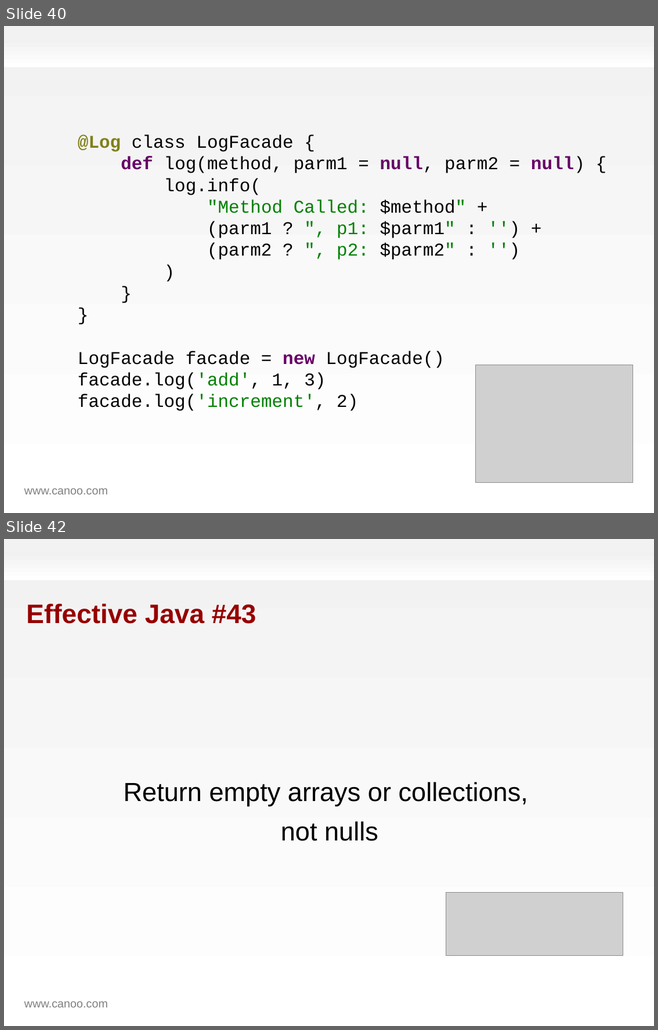
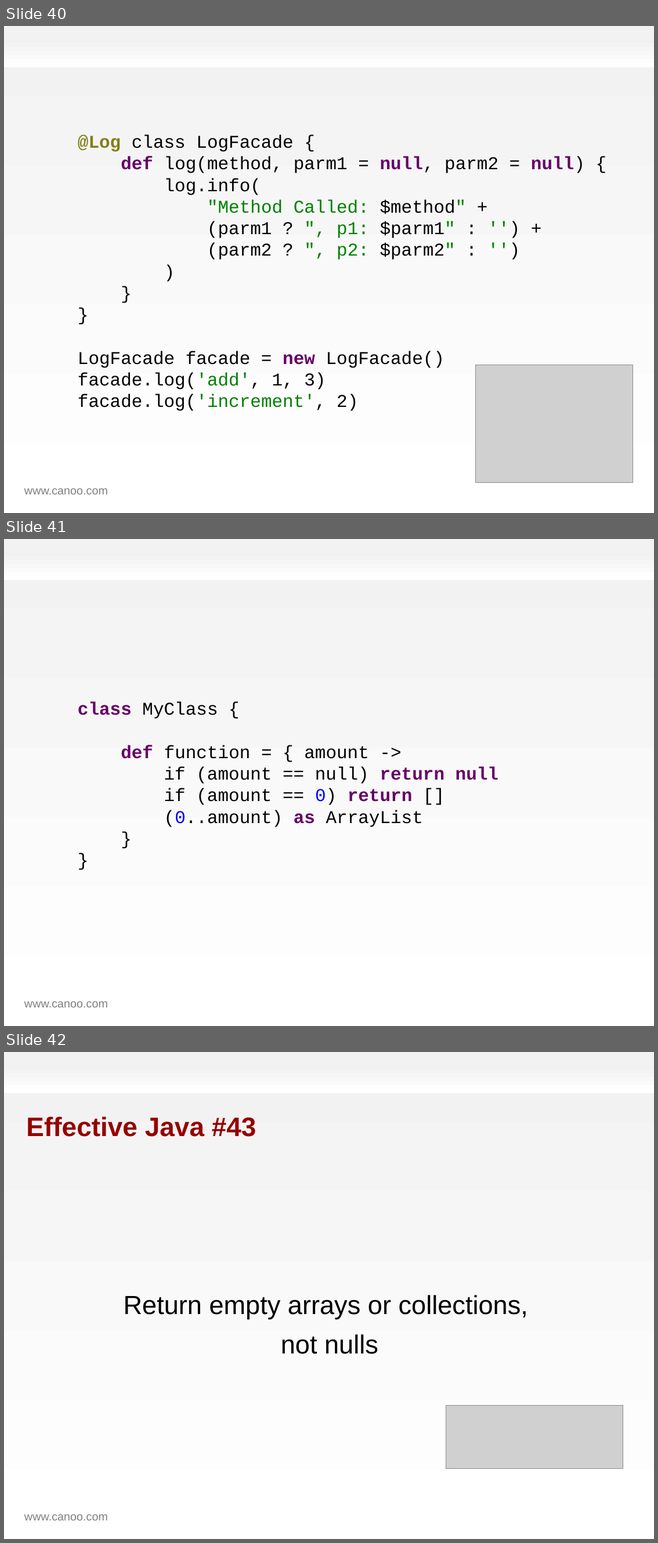
Before and after one commit to HamletDRC/presentations, a slide deck: effectivegroovy/effectivegroovy.odp. Shown one above the other, each under a label of ours: slides 40 and 42 before the commit, slides 40, 41 and 42 after it; the slides between them are not shown. The pictures are 658x1030 and 658x1543 pixels, drawn with LibreOffice and Linux fonts; fonts in the diff are those of the drawing; grey boxes stand for pictures; background and template pictures are left out. Boxes give left, top, right and bottom in pixels: in the first picture for what was removed or moved away, otherwise in the second. Text is boxed around its words. In the diff, an @@ line names an element or a change of style, - is before the commit and + after.

```diff
--- a/effectivegroovy/effectivegroovy.odp
+++ b/effectivegroovy/effectivegroovy.odp
@@ slide 41 added at box(4, 539, 654, 1026), background gradient #F2F2F2 to #FFFFFF; not listed: 2 template elements that a slide beside it also shows @@
@@ text added at box(78, 702, 498, 827), 22 pt, text #000000 @@
+class MyClass {
+def function = { amount ->
+if (amount == null) return null
+if (amount == 0) return []
+(0..amount) as ArrayList
+}
+}
```
Also in this commit, not shown: 3 slides changed, 6 other slides added, 2 slides removed.
